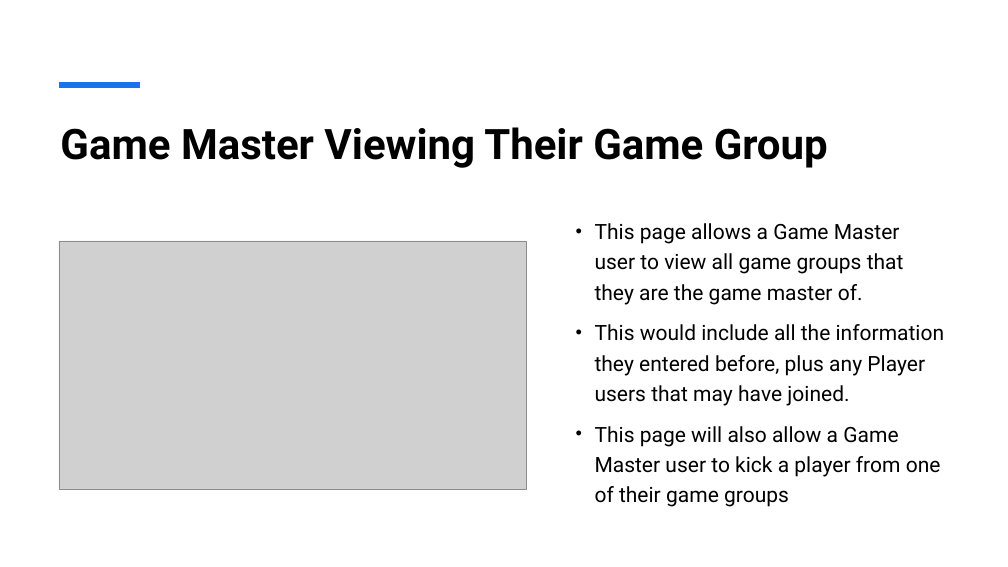
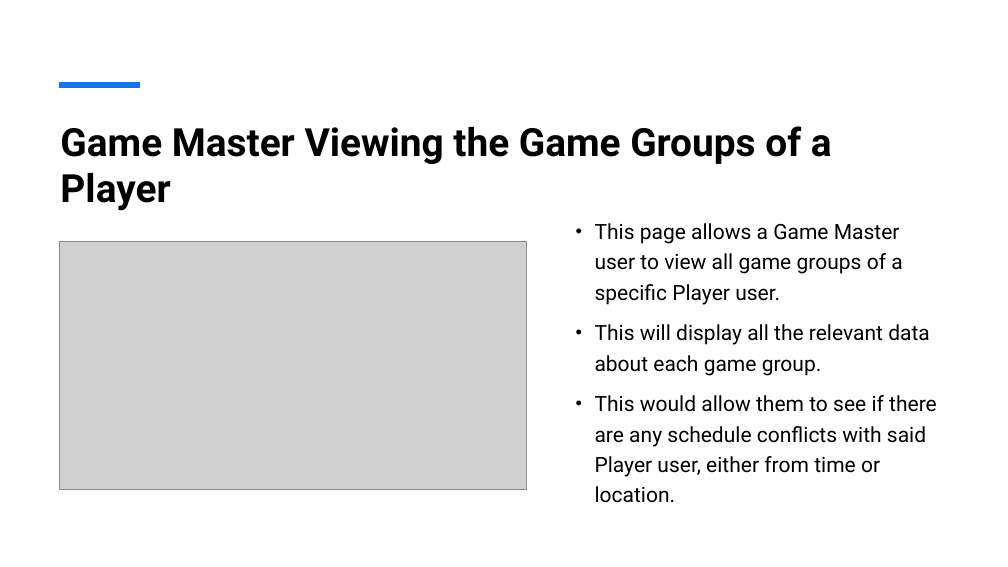
Before and after one commit to Legobman/su25-team10, a slide deck: slide 5 of D&D Group Finder.pptx. Drawn at 1008x567 pixels with LibreOffice and Linux fonts; fonts in the diff are those of the drawing; grey boxes stand for pictures. Boxes give left, top, right and bottom in pixels: in the first picture for what was removed or moved away, otherwise in the second. Text is boxed around its words. In the diff, an @@ line names an element or a change of style, - is before the commit and + after.

Commit message:
Changed one of the use cases for GM users in power point to reflect what is in our Read Me file.

```diff
--- a/D&D Group Finder.pptx
+++ b/D&D Group Finder.pptx
@@ title at box(60, 126, 832, 211): text changed; size 40 to 37 pt @@
-Game Master Viewing Their Game Group
+Game Master Viewing the Game Groups of a Player
@@ text at box(595, 223, 937, 503): text changed @@
-• This page allows a Game Master user to view all game groups that they are the game master of.
-• This would include all the information they entered before, plus any Player users that may have joined.
-• This page will also allow a Game Master user to kick a player from one of their game groups
+• This page allows a Game Master user to view all game groups of a specific Player user.
+• This will display all the relevant data about each game group.
+• This would allow them to see if there are any schedule conflicts with said Player user, either from time or location.
```
Also in this commit, not shown: 2 other files.
